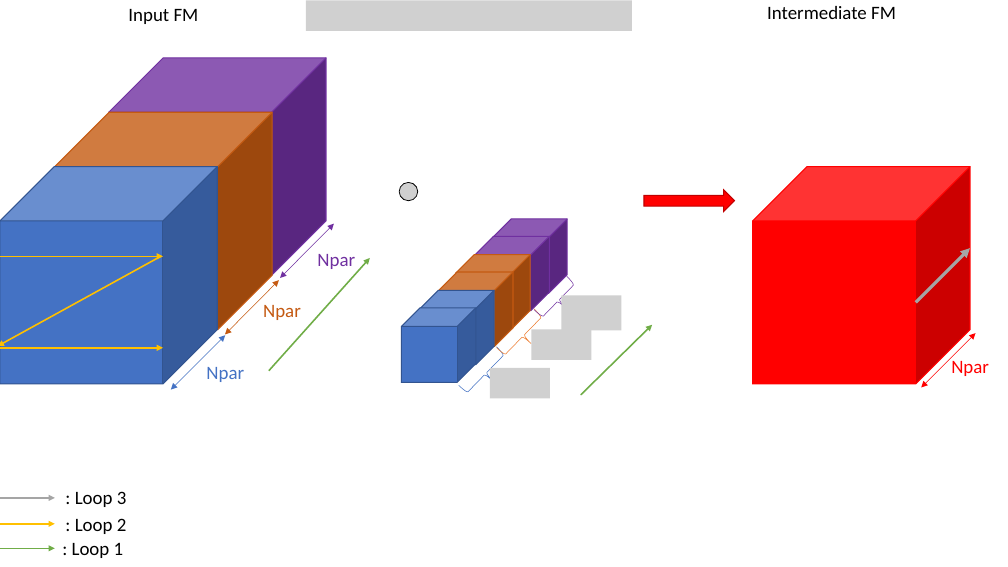
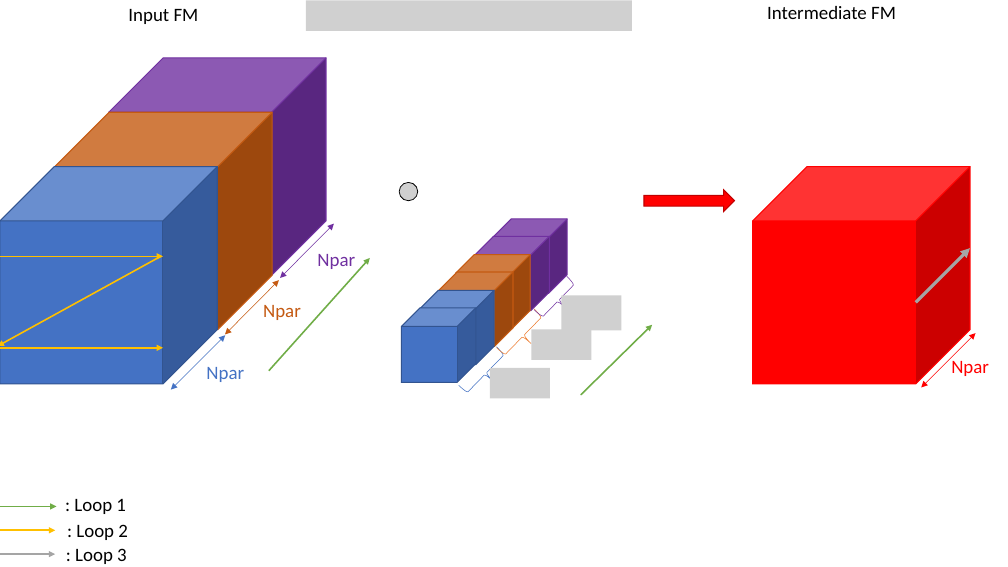
Before and after one commit to ggheysen/UCL-EPL-Master-Thesis-2019-2020, a slide deck: slide 1 of Image/algo_conv11.pptx. Drawn at 1008x567 pixels with LibreOffice and Linux fonts; fonts in the diff are those of the drawing; grey boxes stand for pictures. Boxes give left, top, right and bottom in pixels: in the first picture for what was removed or moved away, otherwise in the second. Text is boxed around its words. In the diff, an @@ line names an element or a change of style, - is before the commit and + after.

```diff
--- a/Image/algo_conv11.pptx
+++ b/Image/algo_conv11.pptx
@@ arrow moved from (0, 548) - (55, 548) to (0, 507) - (57, 507) @@
@@ text ": Loop 1": place and size @@
-text ": Loop 1" at bbox=[72, 543, 124, 558]
+text ": Loop 1" at bbox=[74, 499, 126, 514]
@@ arrow moved from (0, 524) - (55, 524) to (0, 530) - (55, 530) @@
@@ text ": Loop 3": place and size @@
-text ": Loop 3" at bbox=[75, 491, 127, 507]
+text ": Loop 3" at bbox=[75, 548, 127, 564]
@@ text ": Loop 2": place and size @@
-text ": Loop 2" at bbox=[75, 518, 127, 534]
+text ": Loop 2" at bbox=[76, 524, 128, 540]
@@ arrow moved from (0, 498) - (55, 498) to (0, 554) - (55, 554) @@
```
Also in this commit, not shown: 18 other files.
